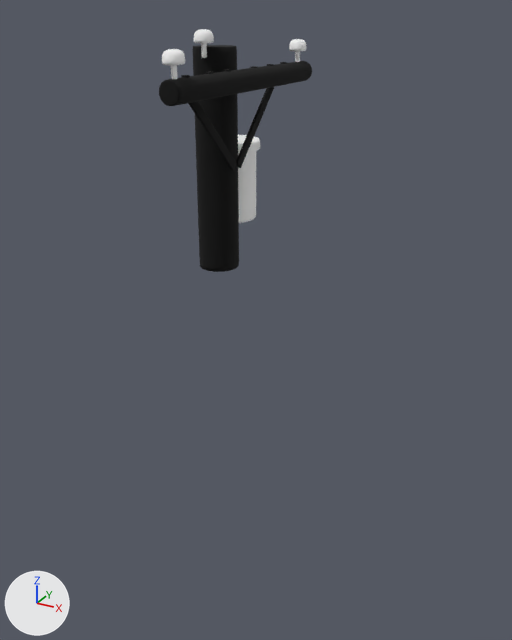
The glTF model static/models/telephonepole.glb as it was, and as the next commit left it.
The view is the same before and after, from a camera (50 mm lens) standing at (16.1, -25.9, 9.6) and looking at (1.5, 0.8, -3.7). Arrows for +X, +Y and +Z are at lower left; the lights stay in place. Vertices at the same position are counted once.

Objects in the first picture: 'Cylinder.001', 'Cylinder.003', 'stand', 'stand 1', 'stand 3', 'stand 5'.
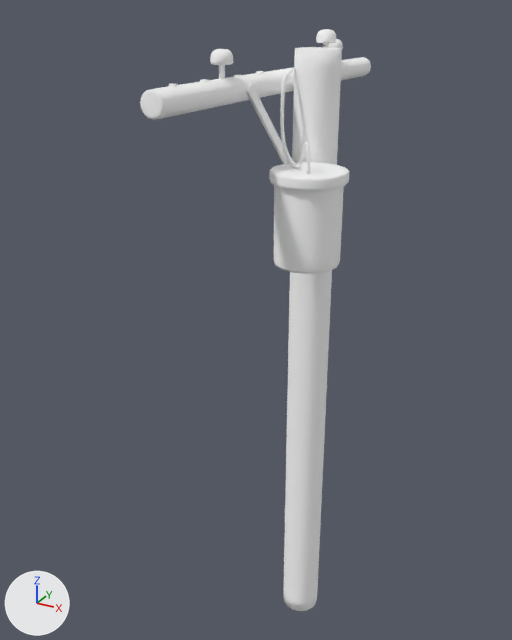
Boxes [x1, y1, x2, y2] around the edits, measured in the pictures (512 x 640 px; the box of a moved part takes in the faces that stretch with it):
'Cylinder.001', recoloured, reshaped, moved, turned: before [159, 45, 312, 272]; after [140, 47, 371, 611]
'Cylinder.003', moved, turned: before [162, 29, 307, 223]; after [210, 29, 349, 274]
'stand 5', recoloured: [169, 62, 287, 87] in both
'stand2', recoloured: [223, 69, 263, 74] in both
'stand 4', recoloured: [200, 64, 273, 82] in both
'stand 3', recoloured: [234, 66, 257, 77] in both
'stand', recoloured: [181, 75, 190, 78] in both
'stand 1', recoloured: [206, 71, 214, 74] in both
part 1 of me_mesh, moved or reshaped: before [159, 61, 312, 106]; after [140, 57, 371, 120]
part 2 of me_mesh, moved or reshaped: before [200, 262, 239, 272]; after [283, 588, 317, 611]
part 3 of me_mesh, moved or reshaped: before [199, 232, 239, 267]; after [284, 533, 320, 603]
part 4 of me_mesh, moved or reshaped: before [196, 164, 239, 237]; after [285, 371, 327, 541]
part 5 of me_mesh, moved or reshaped: before [195, 94, 238, 167]; after [288, 270, 332, 379]
part 6 of me_mesh, moved or reshaped: before [193, 47, 237, 76]; after [292, 49, 342, 165]

What the commit changed:
Material 'Material.001' (mat_material_001) changes colour from black #000000 to white #ffffff; in linear values from (0.0, 0.0, 0.0) to (1.0, 1.0, 1.0).
me_mesh has 856 vertices, 1696 faces and spans x -4.8..0.9, y -16.3..2.5, z -1.0..6.6.
me_mesh is used by ob_cylinder_001; location (1.46, 3.96, 7.03); rotation (1.571, 0.0, 0.0), in degrees (90, 0, 0); scale (0.493, 0.493, 1.4).
me_mesh part 1: the loose piece of 210 vertices spanning x -0.9..0.9, y -0.9..0.9, z -1.0..6.6 is scaled about its middle by (1, 1, 1.63).
me_mesh part 2: all 16 vertices in x -4.8..-1.1, y -15.8, z 2.2..3.5 are moved by (0.0, -36.1, 0.0).
me_mesh part 3: all 16 vertices in x -4.8..-1.1, y -13.0, z 2.2..3.5 are moved by (0.0, -30.7, 0.0).
me_mesh part 4: all 16 vertices in x -4.8..-1.1, y -6.9, z 2.2..3.5 are moved by (0.0, -18.4, 0.0).
me_mesh part 5: all 16 vertices in x -4.8..-1.1, y -0.7, z 2.2..3.5 are moved by (0.0, -6.1, 0.0).
me_mesh part 6: all 16 vertices in x -4.8..-1.1, y 2.0, z 2.2..3.5 are moved by (0.0, -0.8, 0.0).
Object 'Cylinder.001' (ob_cylinder_001) moves from (1.46, 3.96, 7.03) to (2.86, -3.5, 7.03).
Object 'Cylinder.001' (ob_cylinder_001) turns from (90, 0, 0) to (90, 0, 180) degrees about x, y and z.
Object 'Cylinder.003' (ob_cylinder_003) moves from (1.46, 3.96, 7.03) to (2.86, -3.5, 7.03).
Object 'Cylinder.003' (ob_cylinder_003) turns from (90, 0, 0) to (90, 0, 180) degrees about x, y and z.
